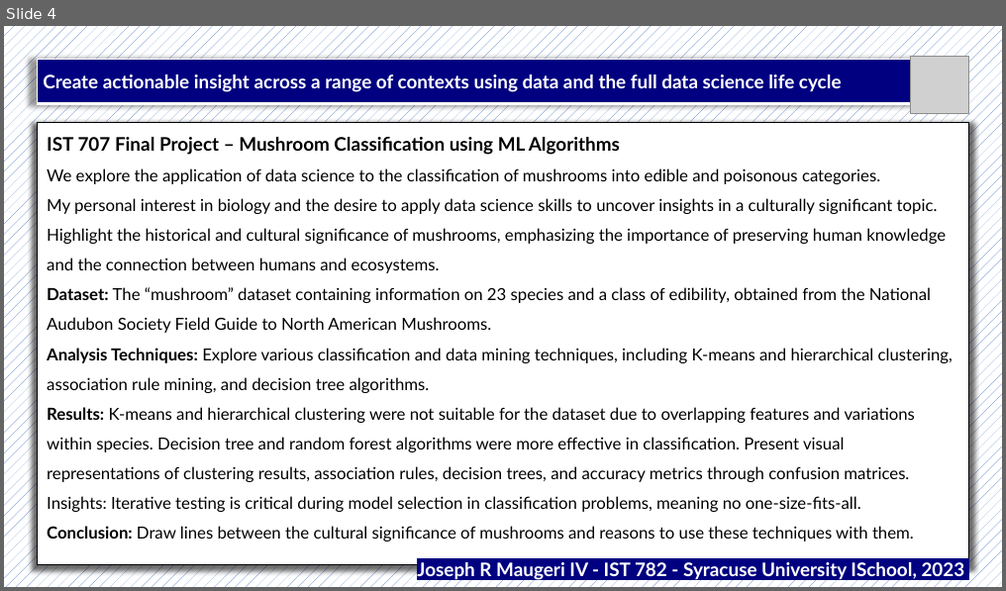
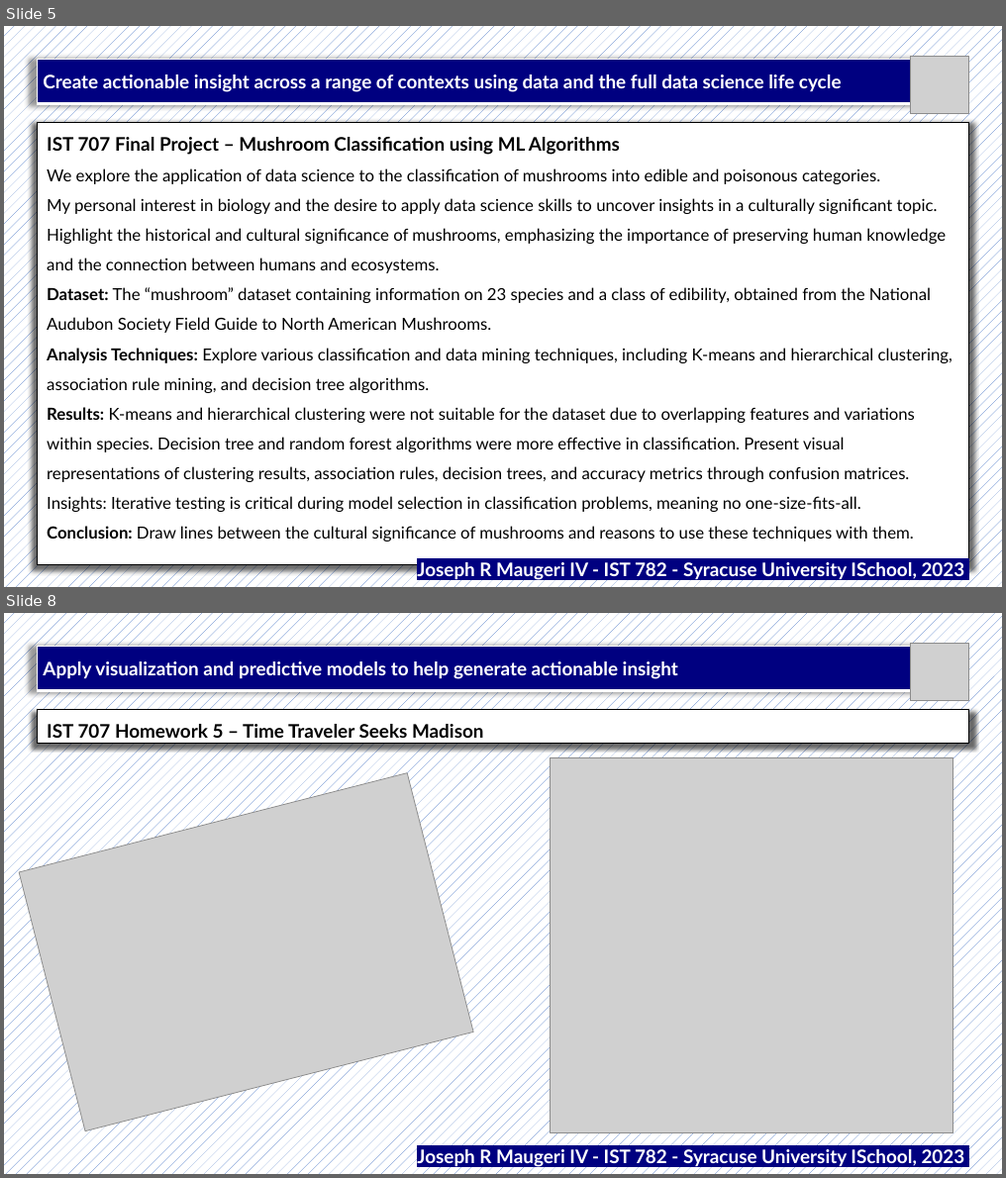
Before and after one commit to jrmaugeri/MS-ADS_Portfolio, a slide deck: Portfolio Presentation/IST782_Powerpoint_Maugeri.pptx. Shown one above the other, each under a label of ours: slide 4 before the commit, slides 5 and 8 after it; the slides between them are not shown. The pictures are 1006x591 and 1006x1178 pixels, drawn with LibreOffice and Linux fonts; fonts in the diff are those of the drawing; grey boxes stand for pictures. Boxes give left, top, right and bottom in pixels: in the first picture for what was removed or moved away, otherwise in the second. Text is boxed around its words. In the diff, an @@ line names an element or a change of style, - is before the commit and + after.

```diff
--- a/Portfolio Presentation/IST782_Powerpoint_Maugeri.pptx
+++ b/Portfolio Presentation/IST782_Powerpoint_Maugeri.pptx
@@ slide 8 added at (4, 613, 1002, 1174), background pattern #4472C4 on #FFFFFF @@
@@ table added at (37, 646, 910, 691), 1 rows, 1 columns @@
+Apply visualization and predictive models to help generate actionable insight
@@ picture added at (911, 643, 969, 700) @@
@@ table added at (37, 709, 969, 742), 1 rows, 1 columns @@
+IST 707 Homework 5 – Time Traveler Seeks Madison
@@ picture added at (550, 758, 953, 1134) @@
@@ picture added at (19, 773, 473, 1132) @@
@@ text added at (417, 1150, 965, 1168), 18 pt, text #FFFFFF, bold @@
+Joseph R Maugeri IV - IST 782 - Syracuse University ISchool, 2023
@@ what was slide 4 is now slide 5 @@
```
Also in this commit, not shown: 5 slides changed, 7 other slides added, 3 other files.
